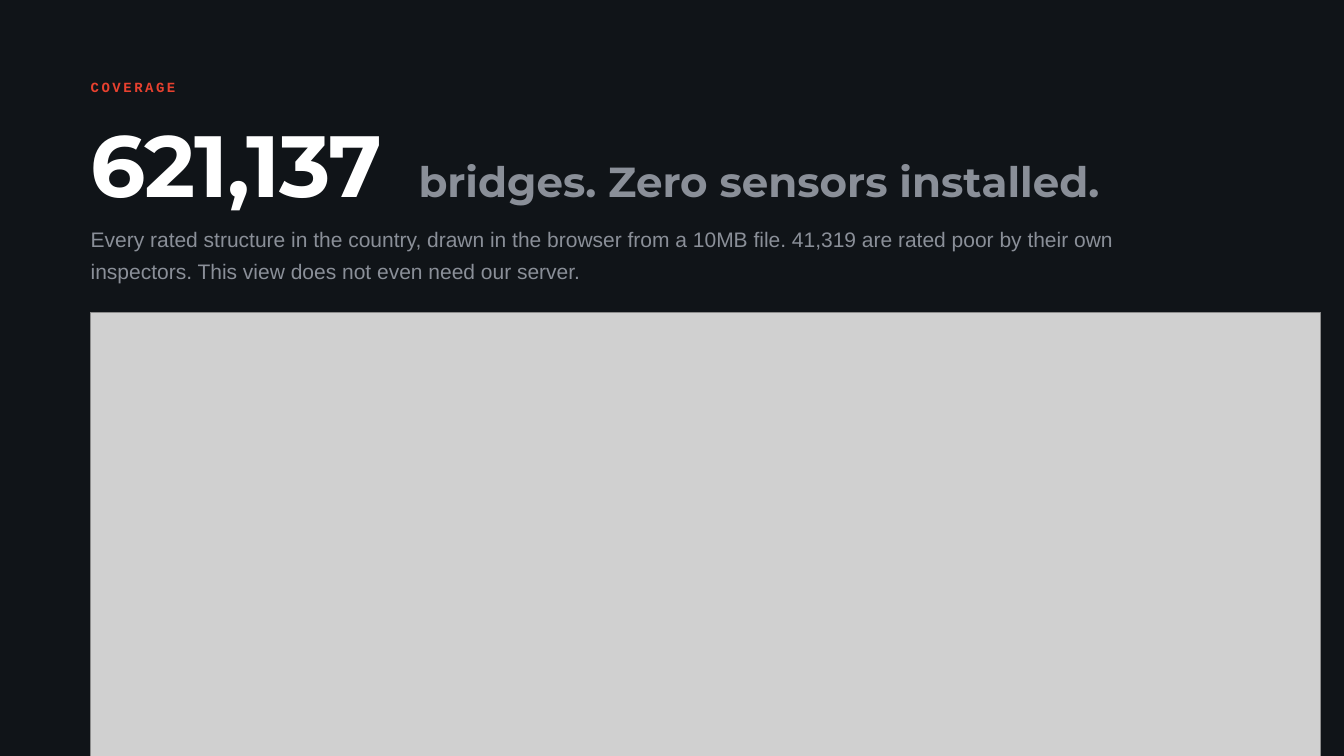
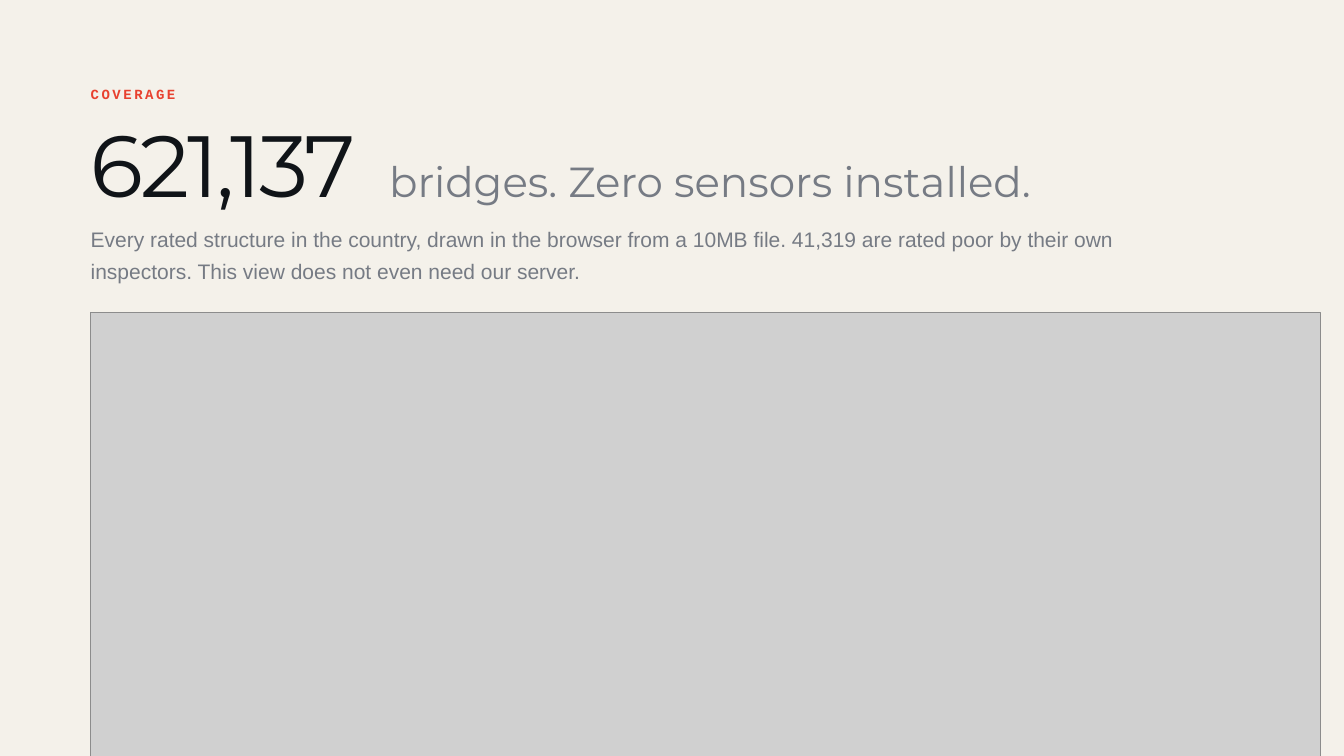
Before and after one commit to ArockiaRajamanickam/dissent, a slide deck: slide 6 of pitch/DISSENT_Nexus_Network.pptx. Drawn at 1344x756 pixels with LibreOffice and Linux fonts; fonts in the diff are those of the drawing; grey boxes stand for pictures. Boxes give left, top, right and bottom in pixels: in the first picture for what was removed or moved away, otherwise in the second. Text is boxed around its words. In the diff, an @@ line names an element or a change of style, - is before the commit and + after.

```diff
--- a/pitch/DISSENT_Nexus_Network.pptx
+++ b/pitch/DISSENT_Nexus_Network.pptx
@@ background #101418 to #F4F1EA @@
@@ text "COVERAGE": place and size @@
-text "COVERAGE" at [91,82,176,92]
+text "COVERAGE" at [91,89,176,99]
@@ text "621,137 bridges. Zero sensors installed." at [91,135,1030,210]: text colour #FFFFFF to #101418, letter spacing -1 to -1.9 pt in "621,137"; text colour #8A8F98 to #767B84 in "bridges. Zero sensors installed."; bold off @@
@@ text "Every rated structure in the ..." at [91,232,1113,284]: text colour #8A8F98 to #767B84 @@
```
Also in this commit, not shown: 13 other slides changed, 2 other files.
